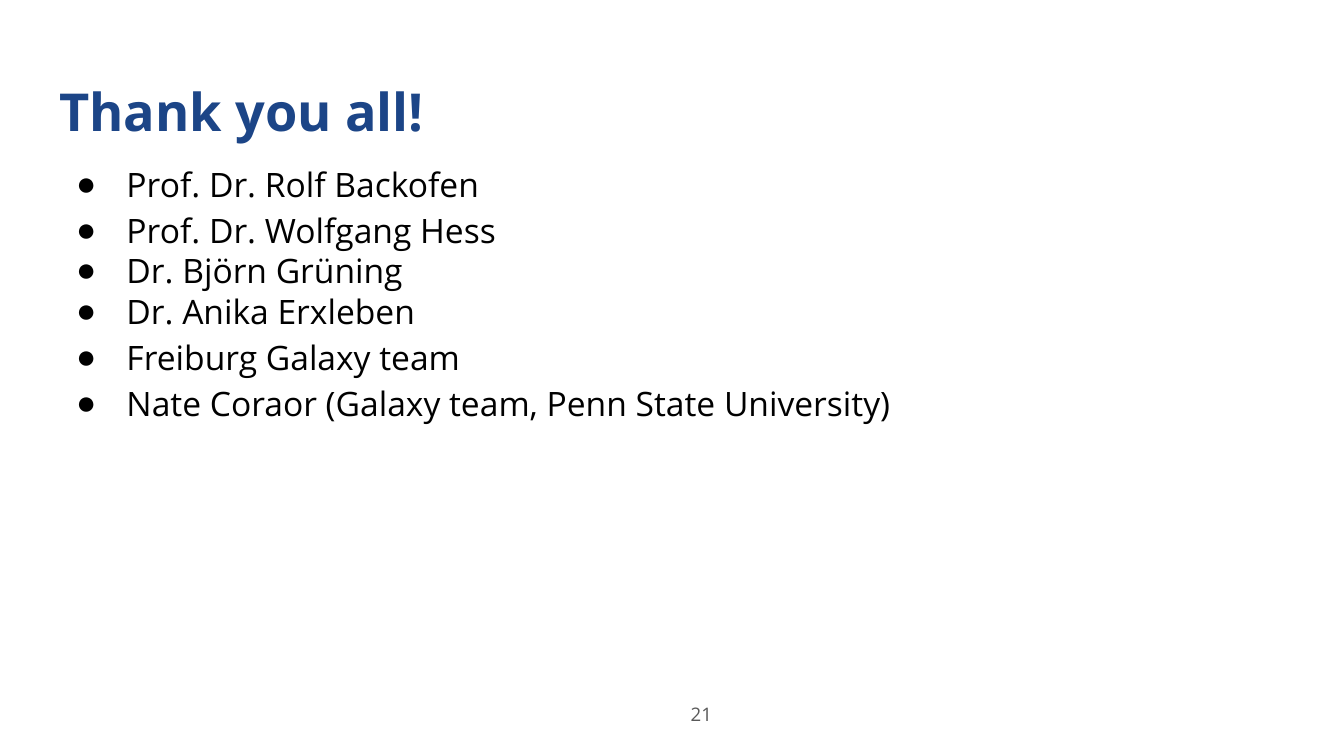
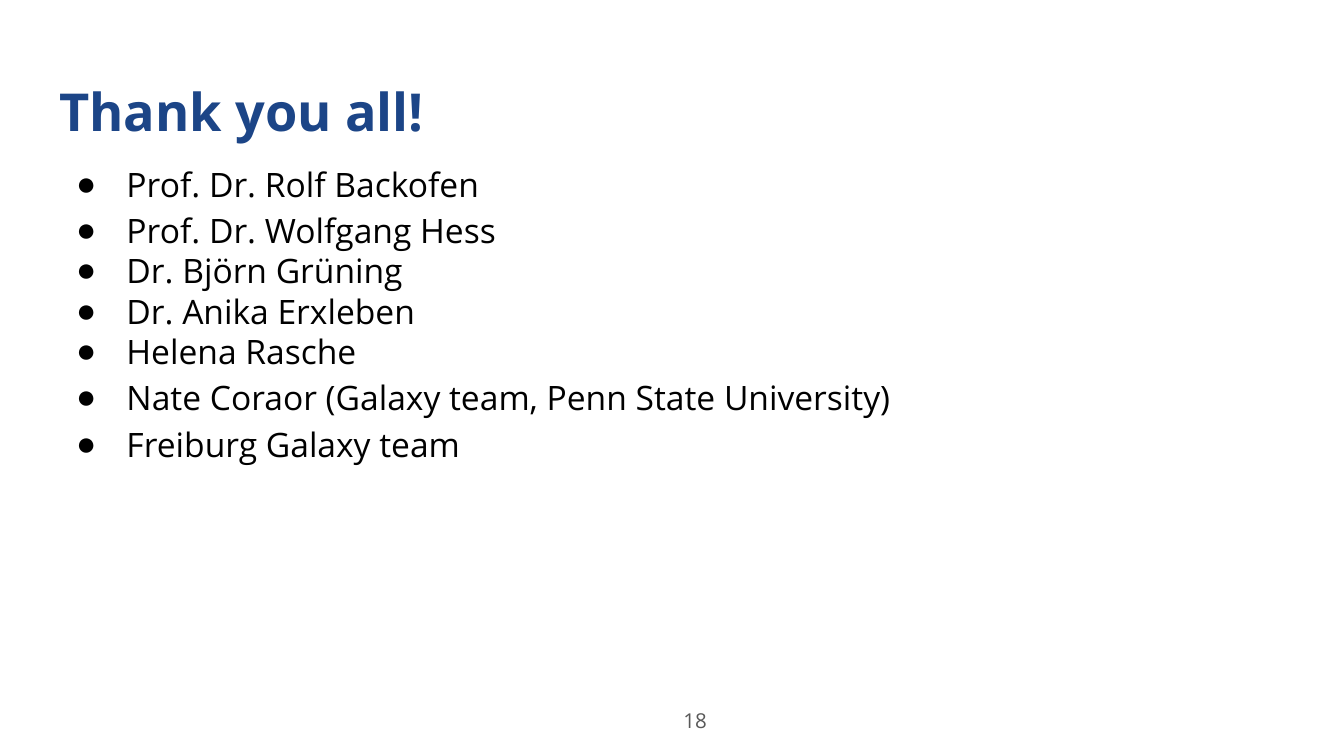
Before and after one commit to anuprulez/latex_master_thesis, a slide deck: slide 18 of Presentation_figures/Final_MasterThesisPresentation.pptx (slide 21 before the commit). Drawn at 1344x756 pixels with LibreOffice and Linux fonts; fonts in the diff are those of the drawing. Boxes give left, top, right and bottom in pixels: in the first picture for what was removed or moved away, otherwise in the second. Text is boxed around its words. In the diff, an @@ line names an element or a change of style, - is before the commit and + after.

```diff
--- a/Presentation_figures/Final_MasterThesisPresentation.pptx
+++ b/Presentation_figures/Final_MasterThesisPresentation.pptx
@@ text at <box>126,338,890,418</box>: paragraphs added @@
+● Helena Rasche
+● Nate Coraor (Galaxy team, Penn State University)
@@ text at <box>126,390,890,424</box>: paragraph removed @@
-● Nate Coraor (Galaxy team, Penn State University)
@@ page number added at <box>683,713,706,728</box>, 11 pt, text #595959 @@
+18
@@ page number removed at <box>691,707,712,721</box> @@
-21
```
Also in this commit, not shown: 36 other slides changed, 22 slides added, 21 slides removed, 10 other files.
